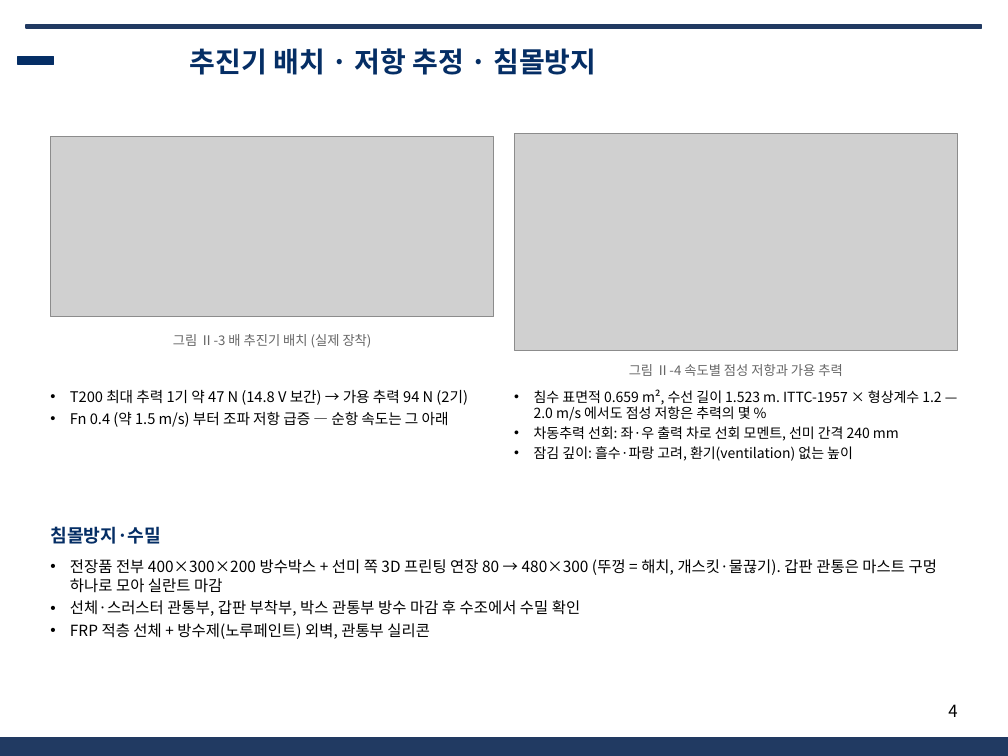
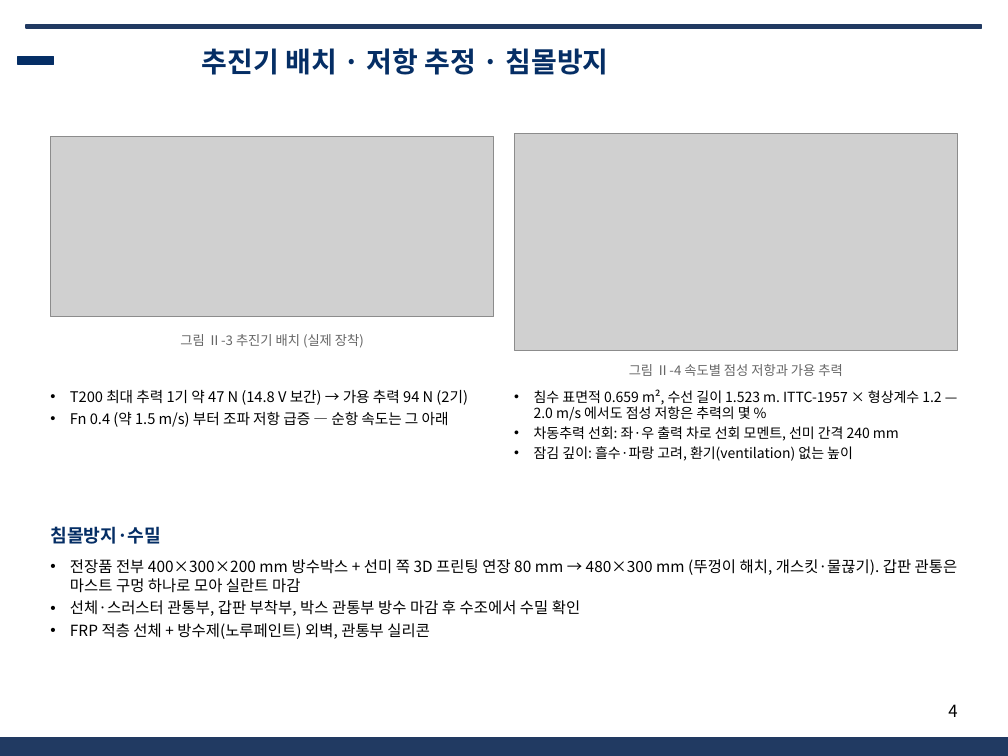
Before and after one commit to unmatsutake377-rgb/ros2_ws, a slide deck: slide 4 of docs/전달용/보고서_분담/발표자료_SSF_A.pptx. Drawn at 1008x756 pixels with LibreOffice and Linux fonts; fonts in the diff are those of the drawing; grey boxes stand for pictures; background and template pictures are left out. Boxes give left, top, right and bottom in pixels: in the first picture for what was removed or moved away, otherwise in the second. Text is boxed around its words. In the diff, an @@ line names an element or a change of style, - is before the commit and + after.

```diff
--- a/docs/전달용/보고서_분담/발표자료_SSF_A.pptx
+++ b/docs/전달용/보고서_분담/발표자료_SSF_A.pptx
@@ title "추진기 배치 · 저항 추정 ...": place and size @@
-title "추진기 배치 · 저항 추정 ..." at [190,48,596,75]
+title "추진기 배치 · 저항 추정 ..." at [202,48,608,75]
@@ text at [180,334,364,348]: text changed @@
-그림 Ⅱ-3 배 추진기 배치 (실제 장착)
+그림 Ⅱ-3 추진기 배치 (실제 장착)
@@ text at [70,559,958,593]: text changed @@
-• 전장품 전부 400×300×200 방수박스 + 선미 쪽 3D 프린팅 연장 80 → 480×300 (뚜껑 = 해치, 개스킷·물끊기). 갑판 관통은 마스트 구멍 하나로 모아 실란트 마감
+• 전장품 전부 400×300×200 mm 방수박스 + 선미 쪽 3D 프린팅 연장 80 mm → 480×300 mm (뚜껑이 해치, 개스킷·물끊기). 갑판 관통은 마스트 구멍 하나로 모아 실란트 마감
```
Also in this commit, not shown: 10 other slides changed, 6 other files.
